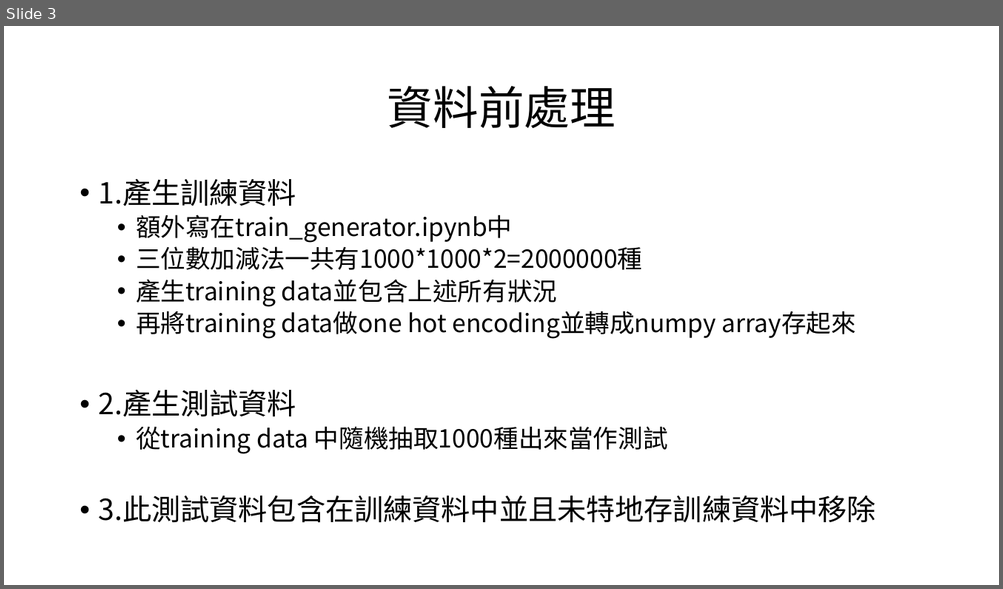
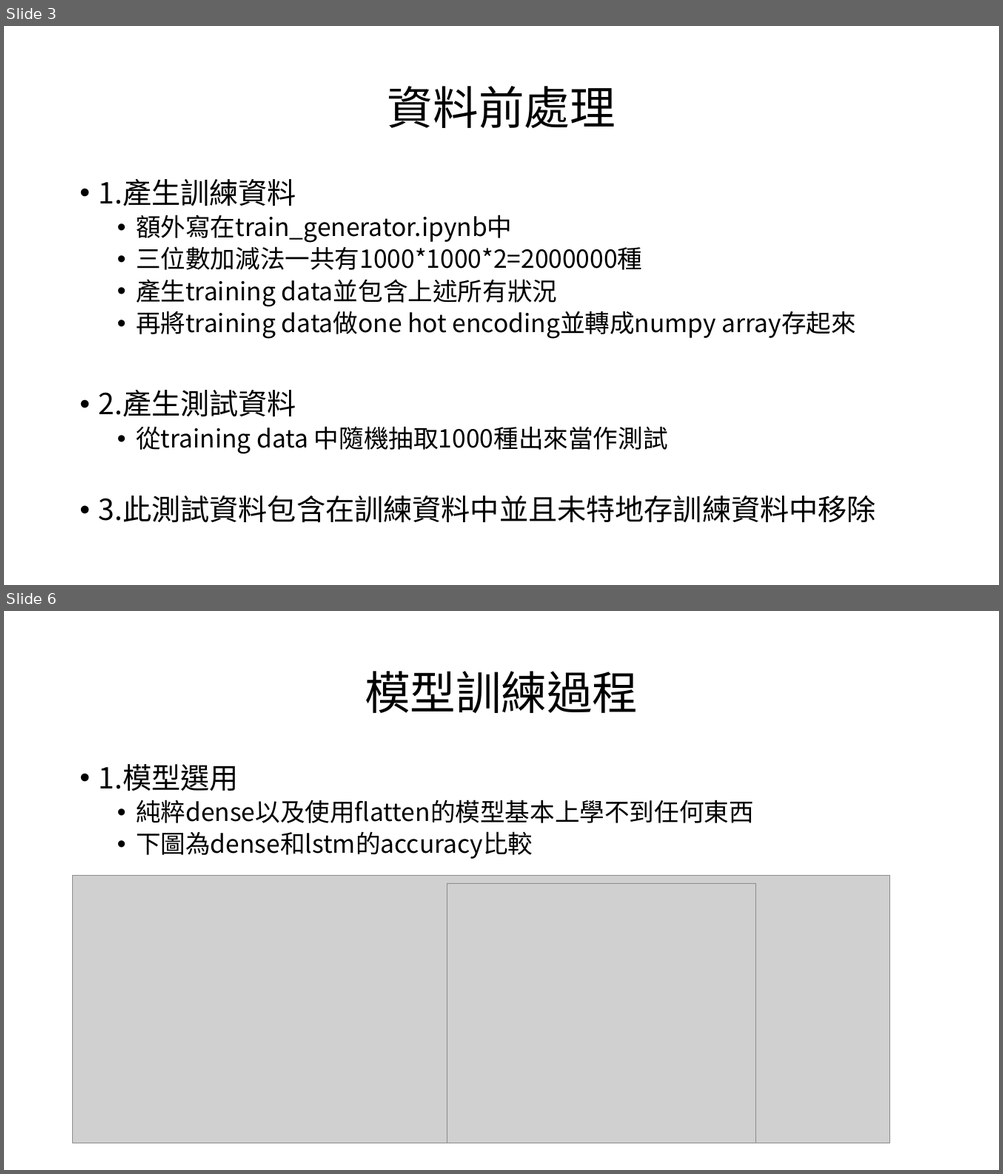
Before and after one commit to solitude6060/Adder_Subtractor, a slide deck: hw2.pptx. Shown one above the other, each under a label of ours: slide 3 before the commit, slides 3 and 6 after it; the slides between them are not shown. The pictures are 1003x589 and 1003x1174 pixels, drawn with LibreOffice and Linux fonts; fonts in the diff are those of the drawing; grey boxes stand for pictures. Boxes give left, top, right and bottom in pixels: in the first picture for what was removed or moved away, otherwise in the second. Text is boxed around its words. In the diff, an @@ line names an element or a change of style, - is before the commit and + after.

```diff
--- a/hw2.pptx
+++ b/hw2.pptx
@@ slide 6 added at <box>4,611,999,1170</box>, background #FFFFFF @@
@@ title added at <box>364,671,638,713</box>, 44 pt, text #000000 @@
+模型訓練過程
@@ text added at <box>99,764,754,859</box>, 24 pt, text #000000 @@
+• 1.模型選用
+  • 純粹dense以及使用flatten的模型基本上學不到任何東西
+  • 下圖為dense和lstm的accuracy比較
@@ picture added at <box>73,875,890,1143</box> @@
@@ picture added at <box>447,884,755,1144</box> @@
```
Also in this commit, not shown: 2 slides changed, 2 other slides added, 5 other files.
